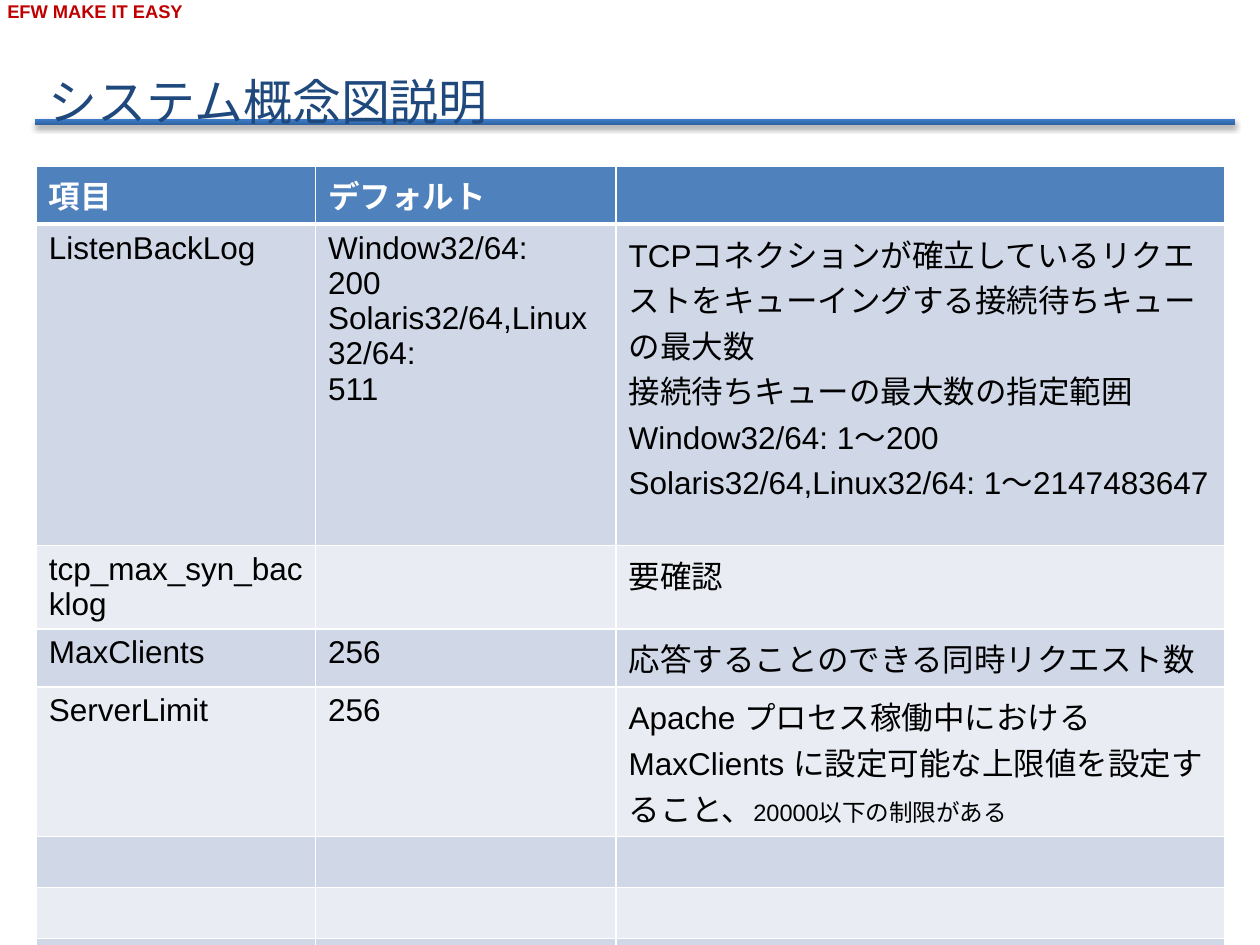
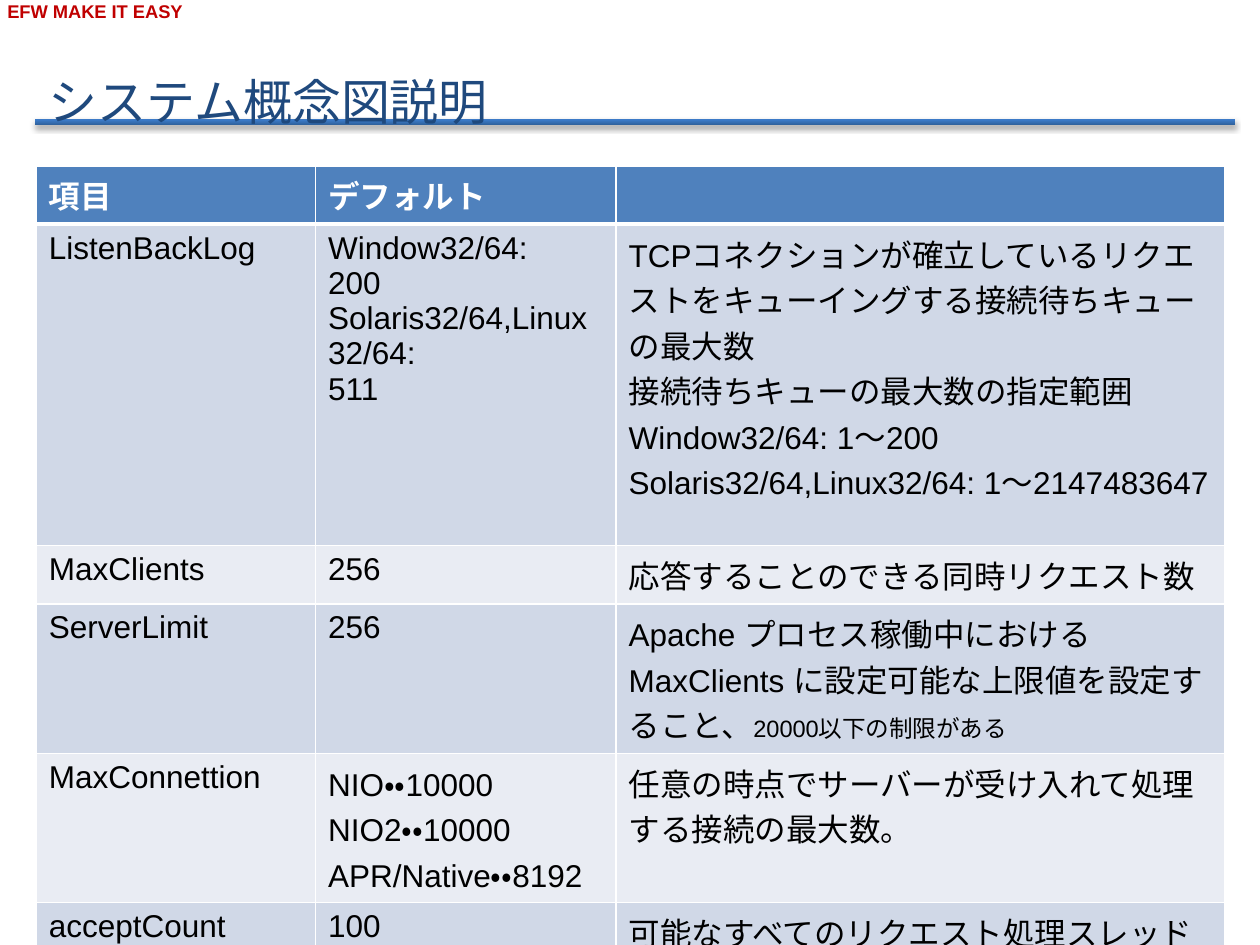
Before and after one commit to efwGrp/efw4_online_ppt, a slide deck: slide 3 of EFW高負荷対応のTomcat Efw環境構築v0.2.pptx. Drawn at 1260x945 pixels with LibreOffice and Linux fonts; fonts in the diff are those of the drawing; background and template pictures are left out. Boxes give left, top, right and bottom in pixels: in the first picture for what was removed or moved away, otherwise in the second. Text is boxed around its words. In the diff, an @@ line names an element or a change of style, - is before the commit and + after.

```diff
--- a/EFW高負荷対応のTomcat Efw環境構築v0.2.pptx
+++ b/EFW高負荷対応のTomcat Efw環境構築v0.2.pptx
@@ table at bbox=[37, 166, 1226, 945] @@
-row 3: tcp_max_syn_backlog |  | 要確認
-row 6:  |  | 
+row 5: MaxConnettion | NIO・・10000 / NIO2・・10000 / APR/Native・・8192 | 任意の時点でサーバーが受け入れて処理する接続の最大数。
-row 7:  |  | 
+row 6: acceptCount | 100 | 可能なすべてのリクエスト処理スレッドが使用されているときに着信接続要求の最大キュー長。
-row 7, column 1: 
+row 7, column 1: maxthreads
```
Also in this commit, not shown: 1 other slide changed, 4 other files.
